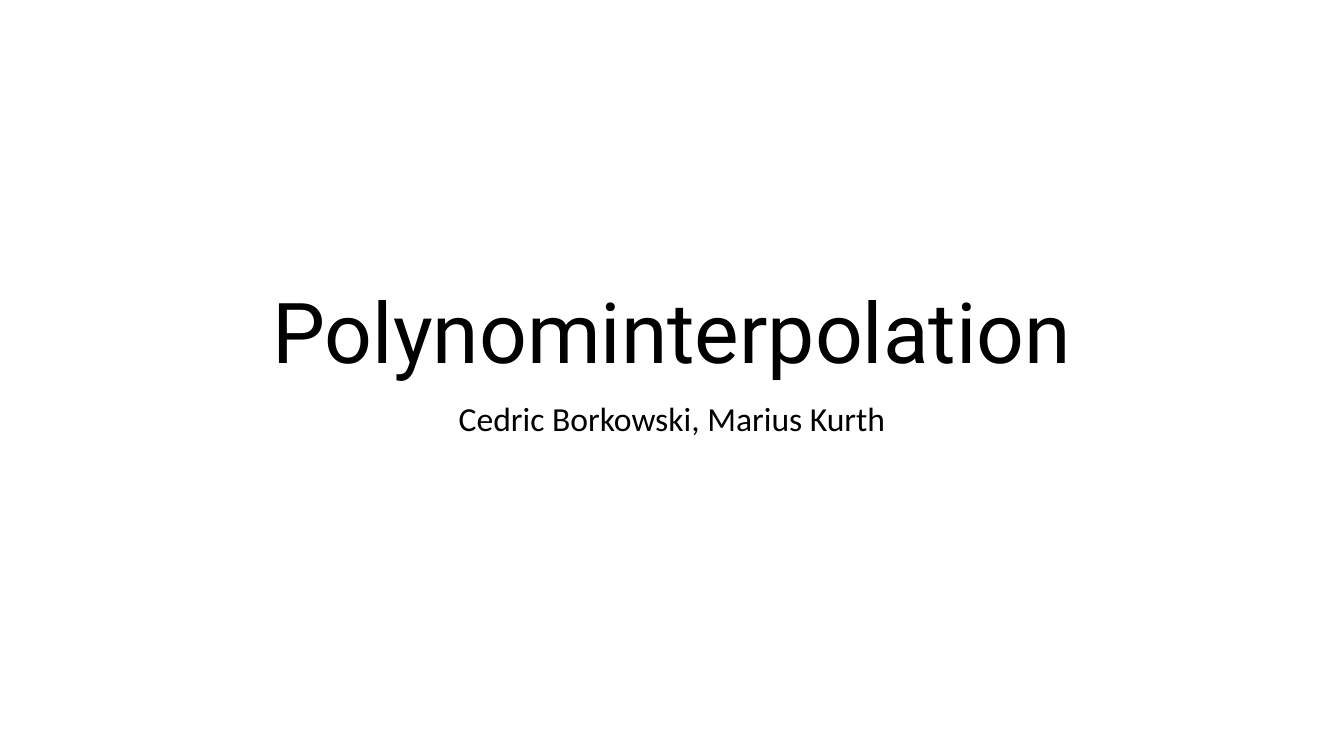
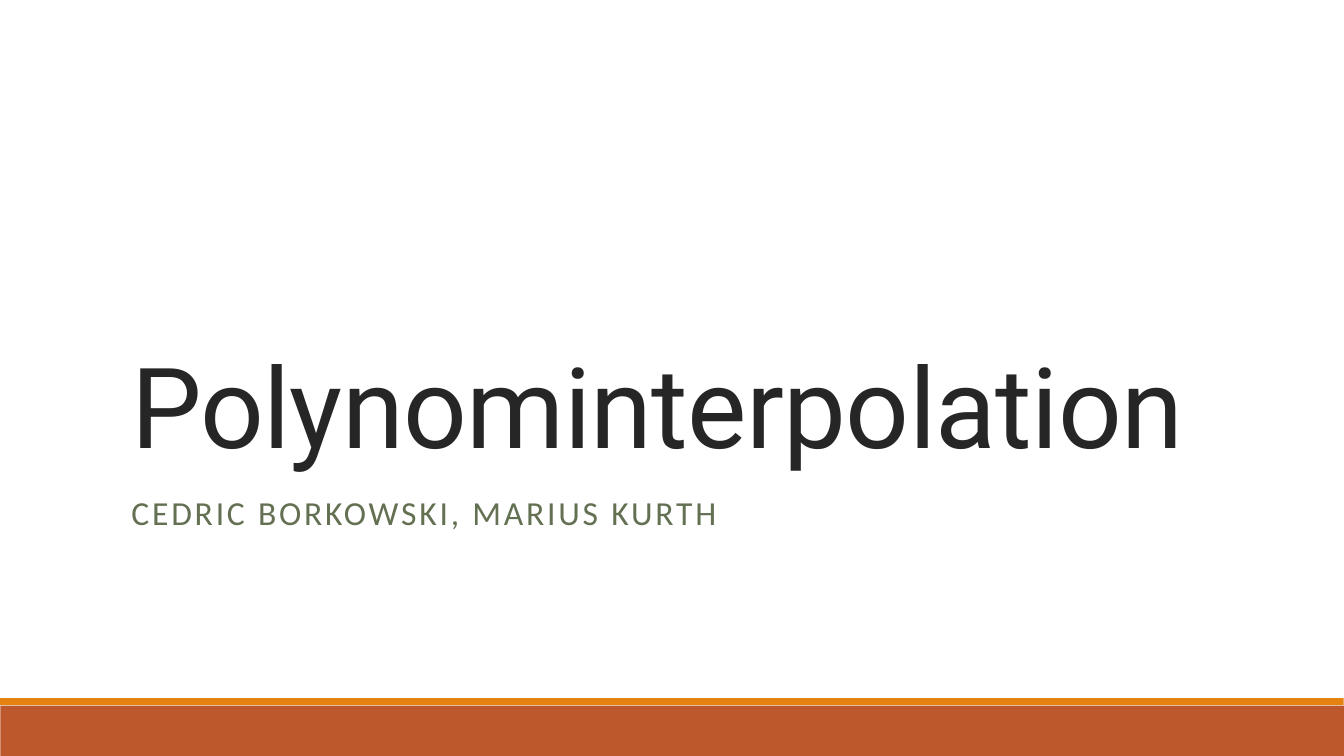
Before and after one commit to CedricBorko/Seminar-Modellierung-Polynominterpolation, a slide deck: slide 1 of Polynominterpolation.pptx. Drawn at 1344x756 pixels with LibreOffice and Linux fonts; fonts in the diff are those of the drawing. Boxes give left, top, right and bottom in pixels: in the first picture for what was removed or moved away, otherwise in the second. Text is boxed around its words. In the diff, an @@ line names an element or a change of style, - is before the commit and + after.

```diff
--- a/Polynominterpolation.pptx
+++ b/Polynominterpolation.pptx
@@ title "Polynominterpolation" moved from (x1=272, y1=300, x2=1071, y2=381) to (x1=131, y1=364, x2=1183, y2=472) @@
@@ title "Polynominterpolation" at (x1=131, y1=364, x2=1183, y2=472): size 60 to 80 pt, text colour #000000 to #262626, letter spacing 0 to -0.5 pt; alignment centre to left; line spacing 0.9 to 0.85 @@
@@ subtitle at (x1=131, y1=503, x2=716, y2=529): text changed; text colour #000000 to #637052 @@
-Cedric Borkowski, Marius Kurth
+CEDRIC BORKOWSKI, MARIUS KURTH
@@ rectangle added at (x1=0, y1=706, x2=1344, y2=756), fill #BD582C @@
@@ rectangle added at (x1=0, y1=699, x2=1344, y2=706), fill #E48312 @@
```
Also in this commit, not shown: 11 other slides changed, 15 slides added, 12 slides removed, 5 other files.
